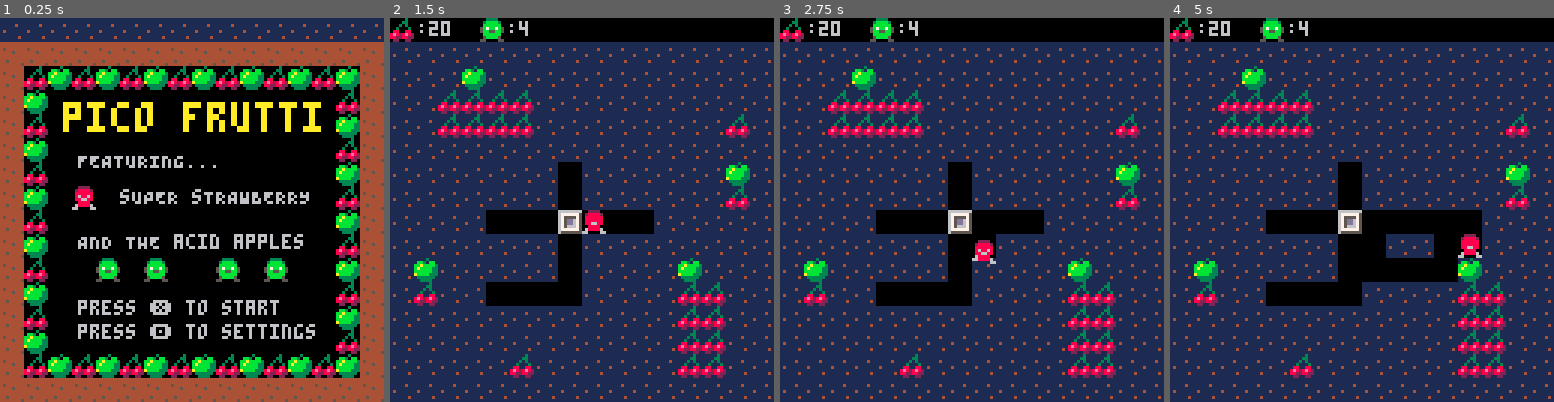
Above: before the commit, frames 1-4 (left to right).
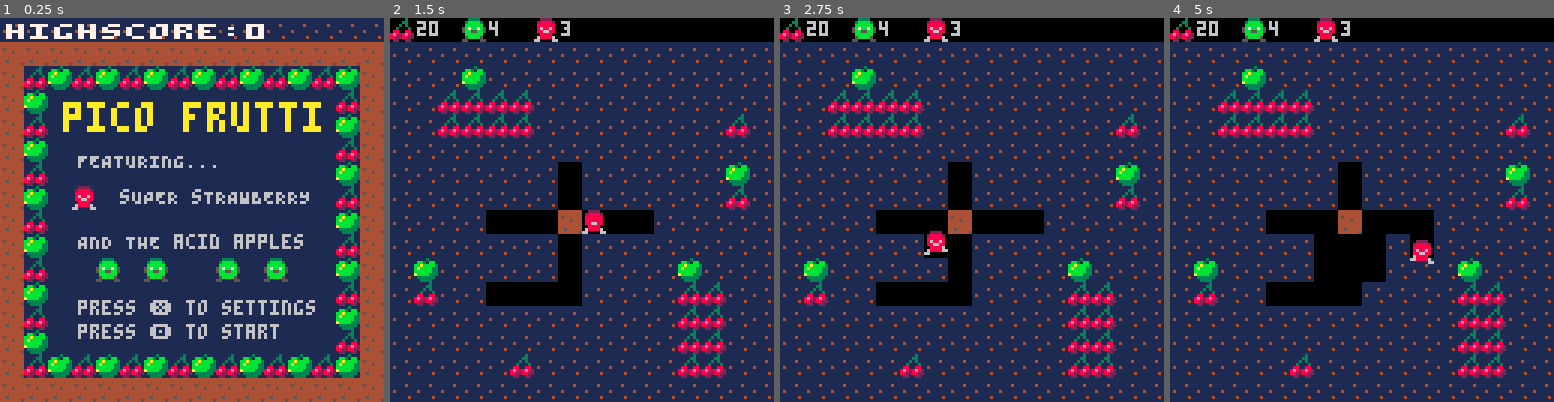
Above: after the commit, the same moments.

Repository: gyjofi/pico-8
Game: PICO-8 cartridge pico-frutti/pico-frutti.p8
Two runs of this game, one before a commit and one after it. Both use one fixed random seed, a clock stepped at 60 frames per second and the inputs below.
Inputs:
- Up to frame 1 (0.25 s): no input
- Up to frame 2 (1.5 s): tap O (Z key) at 0.33, 0.7, 1.43 s; tap X (X key) at 1.07 s
- Up to frame 3 (2.75 s): hold Left 1.97-2.37 s; tap X (X key) at 2.07, 2.4, 2.73 s; tap O (Z key) at 2.22 s; hold Down from 2.42 s (still down)
- Up to frame 4 (5 s): release Down at 2.82 s; hold Right 2.87-3.53 s; tap X (X key) every 0.33 s from 3.07 to 4.73 s; tap O (Z key) at 3.1, 3.98, 4.87 s; hold Up 3.58-4.08 s; hold Right 4.13-4.53 s; hold Down from 4.58 s (still down)

The runs differ from the first frame. In frame 1, 53% of the frame differs, in the area x 1-94%, y 1-94%; in frame 2, 1.5%; in frame 3, 2.3%; in frame 4, 5.4%.

Commit message:
pico-frutti: in progress

Diff:
--- a/pico-frutti/lua/apple.lua
+++ b/pico-frutti/lua/apple.lua
@@ -20,8 +20,9 @@
                 if(col(ac, player)) then
                     music(-1)
                     sfx(5)
-                    player.lives-=1
+                    player_lives-=1
                     game_mode="lose"
+                    ready_timer=30
                 end
                 for e in all(enemies) do
                     if(col(e, ac)) then
--- a/pico-frutti/lua/enemy.lua
+++ b/pico-frutti/lua/enemy.lua
@@ -9,8 +9,9 @@
         if(col(e, player)) then
             music(-1)
             sfx(5)
-            player.lives-=1
+            player_lives-=1
             game_mode="lose"
+            ready_timer=30
         end
 
         if e.move_step==0 then
--- a/pico-frutti/lua/infobar.lua
+++ b/pico-frutti/lua/infobar.lua
@@ -1,7 +1,9 @@
 function infobar_draw()
     spr(49,0,0)
-    print(":"..mp.fruits, 9, 1, 6)
-    spr(32,30,0)
-    print(":"..mp.enemies, 39, 1, 6)
-    if (player.has_seed) print("split a seed!", 70, 1, 6)
+    print(mp.fruits, 9, 1, 6)
+    spr(32,24,0)
+    print(mp.enemies, 33, 1, 6)
+    spr(16,48,0)
+    print(player_lives, 57, 1, 6)
+    if (player.has_seed) print("split a seed!", 80, 1, 6)
 end
--- a/pico-frutti/lua/main.lua
+++ b/pico-frutti/lua/main.lua
@@ -1,67 +1,89 @@
 --pico-frutti
 --main.lua
 
-game_mode="intro" --intro, ready, game, win, lose, over
-ready_timer=0
+game_mode="intro" --intro, ready, game, win, lose, stat
+ready_timer=30
 level=1
+player_lives=3
+player_score=0
+stat_reason="lose"
 
-mute=false
+mute=true
+high_score=0
 
 del_fruit={}
 
 function _init()
     cls()
     reset_game()
-    music(0)
+    if (mute==false) then music(0) else music(-1) end
 end
 
 function _update()
     if game_mode=="intro" then
-        if (btnp(4)) game_mode="ready" music(-1)
+        settings_update()
+        if (btnp(4) and show_settings==false) game_mode="ready" music(-1)
     elseif game_mode=="ready" then
-        reset_game()
-        game_mode="game"
-        if (mute==false) music(6)
+        if(ready_timer>0) then
+            ready_timer-=1
+        else
+            game_mode="game"
+            if (mute==false) then music(6) else music(-1) end
+        end
     elseif game_mode=="game" then
         enemies_update()
         player_update()
         seed_update()
         apples_update()
     elseif game_mode=="win" then
-        if (btnp(4)) game_mode="ready"
+        if(ready_timer>0) then
+            ready_timer-=1
+        else
+            stat_reason=game_mode
+            game_mode="stat"
+        end
     elseif game_mode=="lose" then
-        if (btnp(4)) game_mode="ready"
+        if(ready_timer>0) then
+            ready_timer-=1
+        else
+            stat_reason=game_mode
+            game_mode="stat"
+        end
+    elseif game_mode=="stat" then
+        stat_update(stat_reason)
     end
 end
 
 function _draw()
     if game_mode=="intro" then
         main_draw()
+        settings_draw()
     elseif game_mode=="ready" then
-        --cls()
-        --map(mp.mudx,mp.mudy)
-        --memcpy(0x8000, 0x6000, 0x2000)
+        cls()
+        draw_game_parts()
+        print("ready!", 45, 56, 7)
     elseif game_mode=="game" then
         cls()
-        --update mud  map
-        --memcpy(0x6000, 0x8000, 0x2000)
-        --if(del_fruit.x!=nil) then rectfill(del_fruit.x, del_fruit.y, del_fruit.x+7, del_fruit.y+7, 0) del_fruit={} end
-        --rectfill(player.x, player.y, player.x+7, player.y+7, 0)
-        --memcpy(0x8000, 0x6000, 0x2000)
         mset((player.x+4)/8+mp.mudx, (player.y+4)/8+mp.mudy, 0)
-        map(mp.mudx, mp.mudy)
-        --draw
-        enemies_draw()
-        map(mp.x,mp.y)
-        player_draw()
-        seed_draw()
-        apples_draw()
-        infobar_draw()
+        draw_game_parts()
     elseif game_mode=="win" then
         print("you win!", 45, 56, 7)
     elseif game_mode=="lose" then
         print("you lose!", 45, 56, 7)
+    elseif game_mode=="stat" then
+        stat_draw()
     end
+end
+
+function draw_game_parts()
+    map(mp.mudx, mp.mudy)
+    --draw
+    enemies_draw()
+    map(mp.x,mp.y)
+    player_draw()
+    seed_draw()
+    apples_draw()
+    infobar_draw()
 end
 
 function reset_game()
@@ -81,7 +103,6 @@
             y=0,
             mudx=0,
             mudy=0,
-            lives=3,
             fruits=20,
             enemies=4
         }
@@ -90,12 +111,13 @@
 end
 
 function main_draw()
-    cls()
+    cls(1)
     map(main_mp.x, main_mp.y)
+    print("\^whighscore:"..high_score, 2, 2, 7)
     print("\^b\^t\^wpico frutti", 21, 28, 10)
     print("FEATURING...", 26, 45, 6)
     print("sUPER sTRAWBERRY", 40, 57, 6)
     print("AND THE acid apples", 26, 72, 6)
-    print("press ❎ to start", 26, 94, 6)
-    print("press 🅾️ to settings", 26, 102, 6)
+    print("press ❎ to settings", 26, 94, 6)
+    print("press 🅾️ to start", 26, 102, 6)
 end
--- a/pico-frutti/lua/player.lua
+++ b/pico-frutti/lua/player.lua
@@ -10,9 +10,9 @@
         anim=0,
         xflip=false,
         fruits=0,
-        lives=3,
         shoot_timer=-1,
-        has_seed=false
+        has_seed=false,
+        score=0
     }
 end
 
@@ -37,9 +37,10 @@
             player.move_step=0
             if mp.fruits==0 then
                 music(-1)
+                level+=1
                 game_mode="win"
                 sfx(1)
-                ready_timer=100
+                ready_timer=30
             end
         end
         if apple_col(player) and player.move_step==8 then
--- /dev/null
+++ b/pico-frutti/lua/settings.lua
@@ -0,0 +1,24 @@
+show_settings=false
+
+function settings_update()
+    if (btnp(4) and show_settings) then
+        if (mute==true) then
+            mute=false
+            music(0)
+        else
+            mute=true
+            music(-1)
+        end
+    end
+    if (btnp(5)) show_settings=not show_settings
+end
+
+function settings_draw()
+    if show_settings then
+        rectfill(16, 24, 111, 111, 0)
+        print("mute music", 32, 49, 6)
+        if(mute) then spr(50, 88, 48) else spr(51, 88, 48) end
+        print("press ❎ to return", 24, 80, 6)
+        print(" INSPIRED BY\n \"tutti frutti\"\n(mr chip software 1985)", 19, 94, 5)
+    end
+end
--- /dev/null
+++ b/pico-frutti/lua/stat.lua
@@ -0,0 +1,21 @@
+function stat_update(reason)
+    if btnp(4) then
+        if (reason=="lose" and player_lives>0) or (reason=="win" and level>#levels) then
+            reset_game()
+            ready_timer=60
+            game_mode="ready"
+        else
+            player_lives=3
+            player_score=0
+            game_mode="intro"
+        end
+    end
+end
+
+function stat_draw()
+    cls(1)
+    map(main_mp.x, main_mp.y)
+    rectfill(16, 24, 111, 111, 0)
+
+    print("press ❎ to continue", 24, 80, 6)
+end
--- a/pico-frutti/pico-frutti.p8
+++ b/pico-frutti/pico-frutti.p8
@@ -8,6 +8,8 @@
 #include lua/seed.lua
 #include lua/enemy.lua
 #include lua/apple.lua
+#include lua/settings.lua
+#include lua/stat.lua
 __gfx__
 00000000111111116666666644444444000000000000000000000000000000000000000000000000000000000000000000000000000000000000000000000000
 00000000111111116777777544444444000000000000000000000000000000000000000000000000000000000000000000000000000000000000000000000000
@@ -33,14 +35,14 @@
 0bbbbbb00bbbbb500bbbbbb00bbbbbb00bb5bbb00bbbbbb000000000000000000000000000000000000000000000000000000000000000000000000000000000
 05bbbb5005bbbb5500b5bb00005bbb0000b55b0000bbb50000000000000000000000000000000000000000000000000000000000000000000000000000000000
 55000055550000000005500000550550000550000055055000000000000000000000000000000000000000000000000000000000000000000000000000000000
-00003000000003000000000000000000000000000000000000000000000000000000000000000000000000000000000000000000000000000000000000000000
-0bb30bb0000033000000000000000000000000000000000000000000000000000000000000000000000000000000000000000000000000000000000000000000
-bbabbbb3000303000000000000000000000000000000000000000000000000000000000000000000000000000000000000000000000000000000000000000000
-babbbb33003000300000000000000000000000000000000000000000000000000000000000000000000000000000000000000000000000000000000000000000
-bbbbbb33088008800000000000000000000000000000000000000000000000000000000000000000000000000000000000000000000000000000000000000000
-abbbb3338e828e820000000000000000000000000000000000000000000000000000000000000000000000000000000000000000000000000000000000000000
-03333330882288220000000000000000000000000000000000000000000000000000000000000000000000000000000000000000000000000000000000000000
-00333300022002200000000000000000000000000000000000000000000000000000000000000000000000000000000000000000000000000000000000000000
+0000300000000300066666600bbbbbb0000000000000000000000000000000000000000000000000000000000000000000000000000000000000000000000000
+0bb30bb00000330065555565b3333337000000000000000000000000000000000000000000000000000000000000000000000000000000000000000000000000
+bbabbbb30003030065888865b3bbbb77000000000000000000000000000000000000000000000000000000000000000000000000000000000000000000000000
+babbbb33003000306588886577bbb773000000000000000000000000000000000000000000000000000000000000000000000000000000000000000000000000
+bbbbbb330880088065888865b77b77b3000000000000000000000000000000000000000000000000000000000000000000000000000000000000000000000000
+abbbb3338e828e8265888865b3777bb3000000000000000000000000000000000000000000000000000000000000000000000000000000000000000000000000
+033333308822882265666665b3b7bbb3000000000000000000000000000000000000000000000000000000000000000000000000000000000000000000000000
+00333300022002200555555003333330000000000000000000000000000000000000000000000000000000000000000000000000000000000000000000000000
 00000000000000000000000000000000000000000000000000000000000000000000000000000000000000000000000000000000000000000000000000000000
 00000000000000000000000000000000000000000000000000000000000000000000000000000000000000000000000000000000000000000000000000000000
 00000000000000000000000000000000000000000000000000000000000000000000000000000000000000000000000000000000000000000000000000000000
@@ -105,7 +107,7 @@
 00000000000000000000000000000000000000000000000000000000000000000000000000000000000000000000000000000000000000000000000000000000
 30303030303030303030303030303030000000000000000000000000000000000000000000000000000000000000000000000000000000000000000000000000
 __gff__
-0080010000000000000000000000000000000000000000000000000000000000000000000000000000000000000000000904000000000000000000000000000000000000000000000000000000000000000000000000000000000000000000000000000000000000000000000000000000000000000000000000000000000000
+0080810000000000000000000000000000000000000000000000000000000000000000000000000000000000000000000904000000000000000000000000000000000000000000000000000000000000000000000000000000000000000000000000000000000000000000000000000000000000000000000000000000000000
 0000000000000000000000000000000000000000000000000000000000000000000000000000000000000000000000000000000000000000000000000000000000000000000000000000000000000000000000000000000000000000000000000000000000000000000000000000000000000000000000000000000000000000
 __map__
 0000000000000000000000000000000000000000000000000000000000000000000000000000000000000000000000000000000000000000000000000000000000000000000000000000000000000000000000000000000000000000000000000000000000000000000000000000000000000000000000000000000000000000
@@ -116,7 +118,7 @@
 0101010101010101010101010101010100000000000000000000000000000000000000000000000000000000000000000000000000000000000000000000000000000000000000000000000000000000000000000000000000000000000000000000000000000000000000000000000000000000000000000000000000000000
 0101010101010100010101010101010100000000000000000000000000000000000000000000000000000000000000000000000000000000000000000000000000000000000000000000000000000000000000000000000000000000000000000000000000000000000000000000000000000000000000000000000000000000
 0101010101010100010101010101010100000000000000000000000000003100000000000000000000000000000000000000000000000000000000000000000000000000000000000000000000000000000000000000000000000000000000000000000000000000000000000000000000000000000000000000000000000000
-0101010100000000000000010101010100000000000000020000000000000000000000000000000000000000000000000000000000000000000000000000000000000000000000000000000000000000000000000000000000000000000000000000000000000000000000000000000000000000000000000000000000000000
+0101010100000000000000010101010100000000000000030000000000000000000000000000000000000000000000000000000000000000000000000000000000000000000000000000000000000000000000000000000000000000000000000000000000000000000000000000000000000000000000000000000000000000
 0101010101010100010101010101010100000000000000000000000000000000000000000000000000000000000000000000000000000000000000000000000000000000000000000000000000000000000000000000000000000000000000000000000000000000000000000000000000000000000000000000000000000000
 0101010101010100010101010101010100000000000000000000000000000000000000000000000000000000000000000000000000000000000000000000000000000000000000000000000000000000000000000000000000000000000000000000000000000000000000000000000000000000000000000000000000000000
 0101010100000000010101010101010100310000000000000000000031310000000000000000000000000000000000000000000000000000000000000000000000000000000000000000000000000000000000000000000000000000000000000000000000000000000000000000000000000000000000000000000000000000
